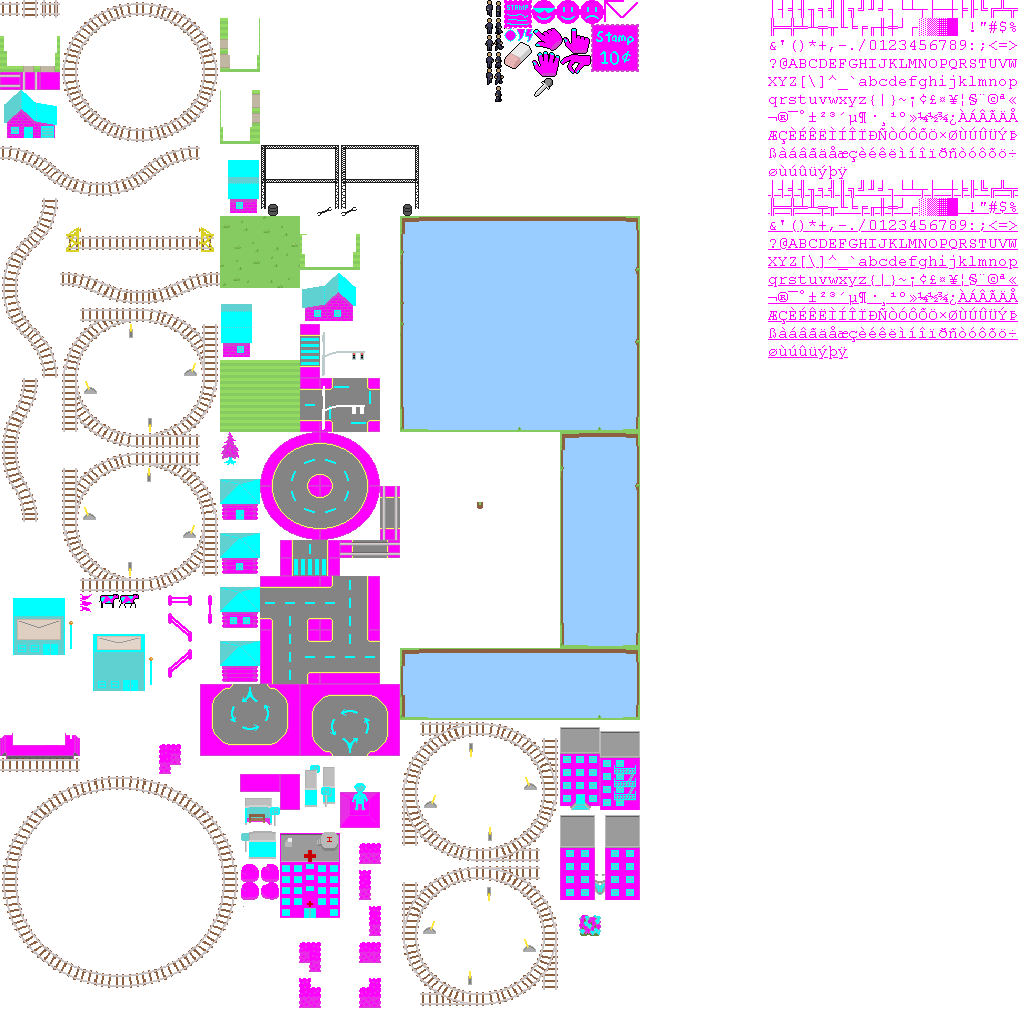
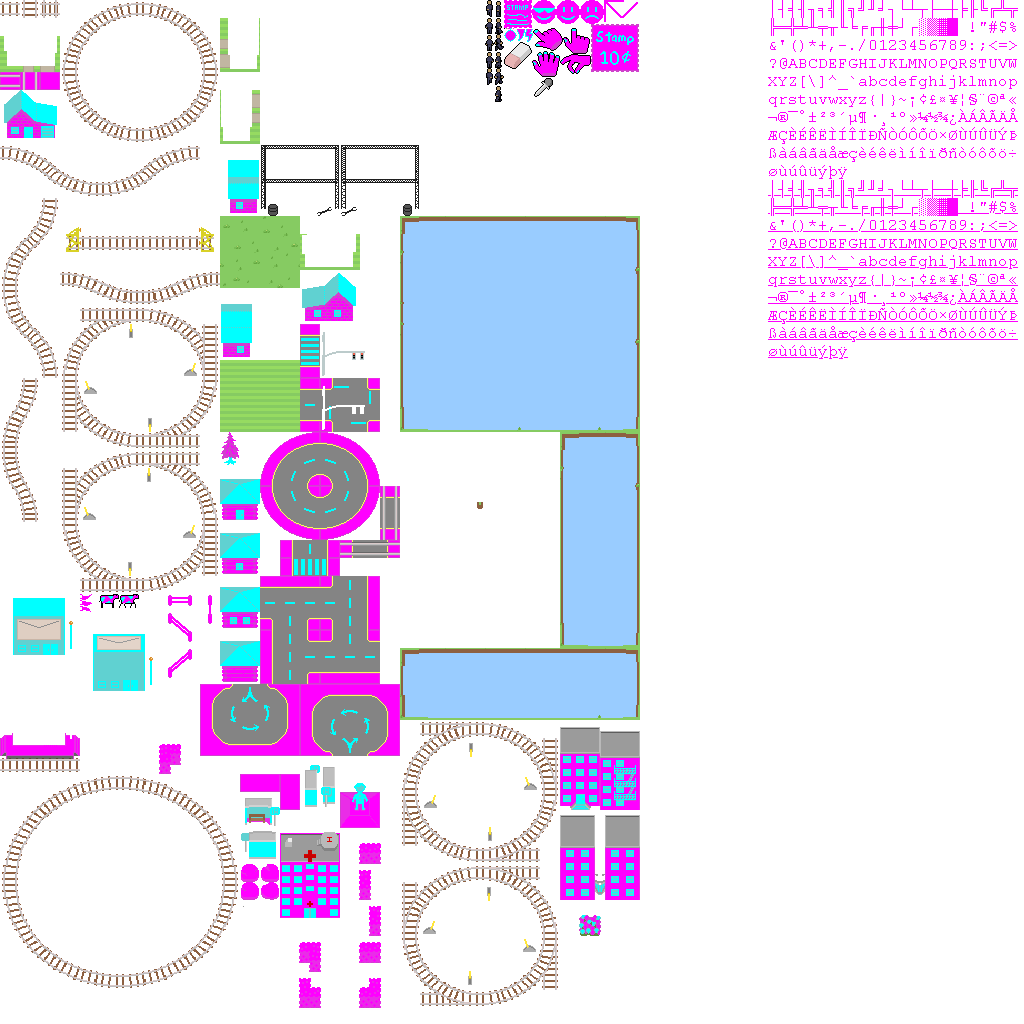
Two versions of the same layered image (1024 × 1024). Layer-by-layer changes:
painted on "base.png copy" over [579, 915, 601, 935]
